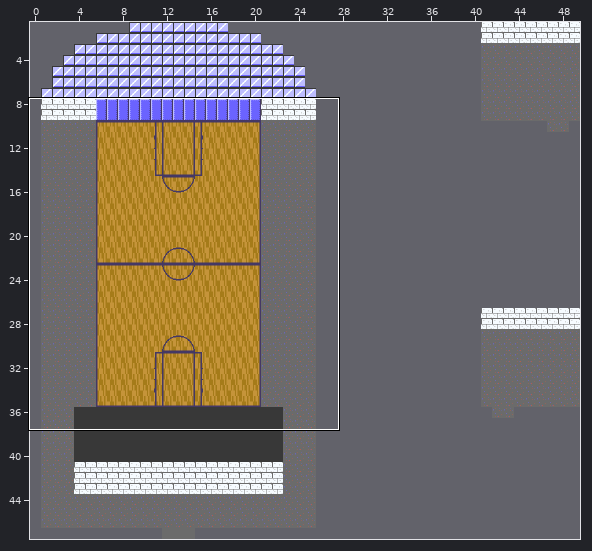
A Tiled map gets an edit: Assets/Graphics/Maps/Forest/HSGym.tmx. The first picture is a wide view before the edit; the outline marks the close-up.
Close-up. Before the commit:
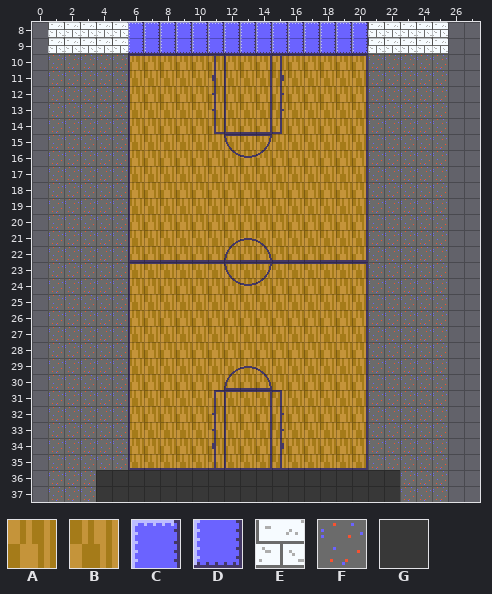
Cells are 16x16 px. Shown: x 0..27, y 8..37. The commit also changed other parts of the map, which this record leaves out. Tiles whose own drawing changed are shown in their newer look in all pictures.
Key: from "Gym": A 0, B 7, C 32, D 39, E 40, F 41; from "Office": G 29.
_ is an empty cell, # one hidden under a higher layer.
Layers that did not change in this view are not listed.
Layer "Background" before, first column x 0:
 8 _EEEEECCCCCCCCCCCCCCCEEEEE__
 9 _EEEEEDDDDDDDDDDDDDDDEEEEE__
10 _FFFFFAAAAAAAAAAAAAAAFFFFF__
11 _FFFFFBBBBBBBBBBBBBBBFFFFF__
12 _FFFFFAAAAAAAAAAAAAAAFFFFF__
13 _FFFFFBBBBBBBBBBBBBBBFFFFF__
14 _FFFFFAAAAAAAAAAAAAAAFFFFF__
15 _FFFFFBBBBBBBBBBBBBBBFFFFF__
16 _FFFFFAAAAAAAAAAAAAAAFFFFF__
17 _FFFFFBBBBBBBBBBBBBBBFFFFF__
18 _FFFFFAAAAAAAAAAAAAAAFFFFF__
19 _FFFFFBBBBBBBBBBBBBBBFFFFF__
20 _FFFFFAAAAAAAAAAAAAAAFFFFF__
21 _FFFFFBBBBBBBBBBBBBBBFFFFF__
22 _FFFFFAAAAAAAAAAAAAAAFFFFF__
23 _FFFFFBBBBBBBBBBBBBBBFFFFF__
24 _FFFFFAAAAAAAAAAAAAAAFFFFF__
25 _FFFFFBBBBBBBBBBBBBBBFFFFF__
26 _FFFFFAAAAAAAAAAAAAAAFFFFF__
27 _FFFFFBBBBBBBBBBBBBBBFFFFF__
28 _FFFFFAAAAAAAAAAAAAAAFFFFF__
29 _FFFFFBBBBBBBBBBBBBBBFFFFF__
30 _FFFFFAAAAAAAAAAAAAAAFFFFF__
31 _FFFFFBBBBBBBBBBBBBBBFFFFF__
32 _FFFFFAAAAAAAAAAAAAAAFFFFF__
33 _FFFFFBBBBBBBBBBBBBBBFFFFF__
34 _FFFFFAAAAAAAAAAAAAAAFFFFF__
35 _FFFFFBBBBBBBBBBBBBBBFFFFF__
36 _FFFGGGGGGGGGGGGGGGGGGGFFF__
37 _FFFGGGGGGGGGGGGGGGGGGGFFF__
After:
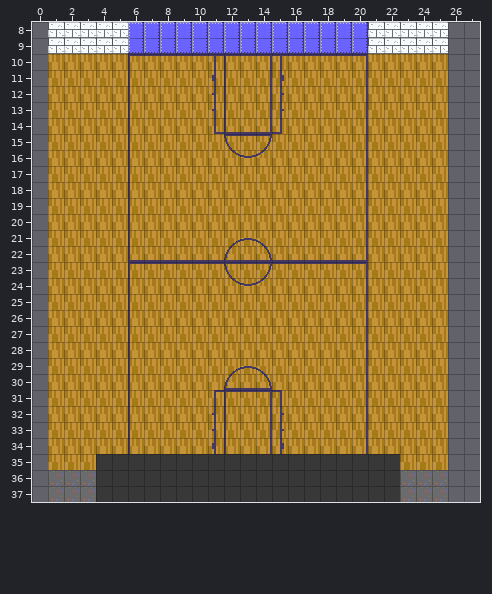
Tiles of an added or newly shown layer are drawn over the layers below it.
Edits made:
Layer "Background":
y 10: x 1..5 FFFFF -> AAAAA; x 21..25 FFFFF -> AAAAA
y 11: x 1..5 FFFFF -> BBBBB; x 21..25 FFFFF -> BBBBB
y 12: x 1..5 FFFFF -> AAAAA; x 21..25 FFFFF -> AAAAA
y 13: x 1..5 FFFFF -> BBBBB; x 21..25 FFFFF -> BBBBB
y 14: x 1..5 FFFFF -> AAAAA; x 21..25 FFFFF -> AAAAA
y 15: x 1..5 FFFFF -> BBBBB; x 21..25 FFFFF -> BBBBB
y 16: x 1..5 FFFFF -> AAAAA; x 21..25 FFFFF -> AAAAA
y 17: x 1..5 FFFFF -> BBBBB; x 21..25 FFFFF -> BBBBB
y 18: x 1..5 FFFFF -> AAAAA; x 21..25 FFFFF -> AAAAA
y 19: x 1..5 FFFFF -> BBBBB; x 21..25 FFFFF -> BBBBB
y 20: x 1..5 FFFFF -> AAAAA; x 21..25 FFFFF -> AAAAA
y 21: x 1..5 FFFFF -> BBBBB; x 21..25 FFFFF -> BBBBB
y 22: x 1..5 FFFFF -> AAAAA; x 21..25 FFFFF -> AAAAA
y 23: x 1..5 FFFFF -> BBBBB; x 21..25 FFFFF -> BBBBB
y 24: x 1..5 FFFFF -> AAAAA; x 21..25 FFFFF -> AAAAA
y 25: x 1..5 FFFFF -> BBBBB; x 21..25 FFFFF -> BBBBB
y 26: x 1..5 FFFFF -> AAAAA; x 21..25 FFFFF -> AAAAA
y 27: x 1..5 FFFFF -> BBBBB; x 21..25 FFFFF -> BBBBB
y 28: x 1..5 FFFFF -> AAAAA; x 21..25 FFFFF -> AAAAA
y 29: x 1..5 FFFFF -> BBBBB; x 21..25 FFFFF -> BBBBB
y 30: x 1..5 FFFFF -> AAAAA; x 21..25 FFFFF -> AAAAA
y 31: x 1..5 FFFFF -> BBBBB; x 21..25 FFFFF -> BBBBB
y 32: x 1..5 FFFFF -> AAAAA; x 21..25 FFFFF -> AAAAA
y 33: x 1..5 FFFFF -> BBBBB; x 21..25 FFFFF -> BBBBB
y 34: x 1..5 FFFFF -> AAAAA; x 21..25 FFFFF -> AAAAA
y 35: x 1..5 FFFFF -> BBB##; x 21..25 FFFFF -> ##BBB
Layer "FG" (added):
y 35: x 4..22 ___________________ -> GGGGGGGGGGGGGGGGGGG
Pixel boxes of the changes (left, top, right, bottom) in both close-ups:
changed: (48, 54, 448, 470)
